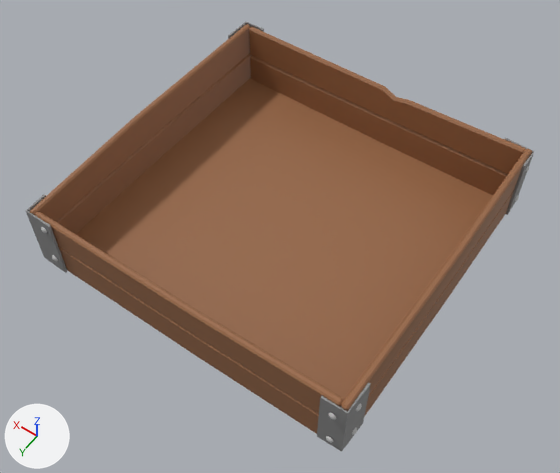
Renders of the FBX model Assets/Art/Environments/Objects/Sandbox/sandbox_low.fbx from each side of a commit.
Rendered twice from a 50 mm camera at (-4.85, 6.99, 10.67) aimed at (-0.16, 0.41, 0.34). Lighting does not change. The marker at lower left points along +X, +Y and +Z. Where no turn or scale is listed for an object, it has been applied to the vertices. Vertices at the same position are counted once.

Objects in the first picture: 'sandbox_lod0'.
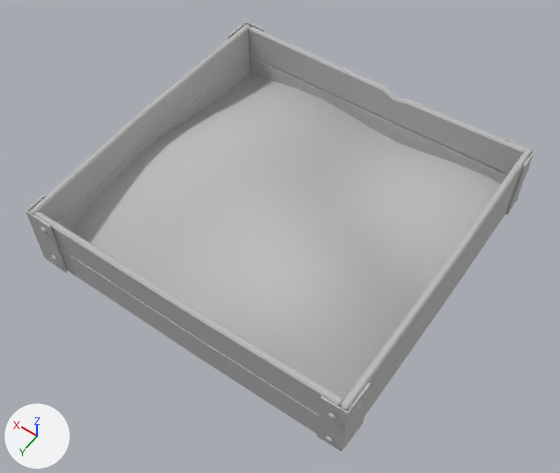
What changed in the scene script:
```text
Add mat_base_material:
    mat_base_material = principled_material('base_material')
    mat_base_material.base_color = (0.5, 0.5, 0.5)  # grey #bcbcbc
    mat_base_material.roughness = 0.749
Change me_mesh:
    used by ob_sandbox_lod0; location = (0.0, 0.0, 0.0)
    remove me_mesh.from_pydata(...)  # 788 vertices, 1036 faces; spans x -3.06..3.08, y -2.95..2.96, z -0.02..1.37
    remove me_mesh.materials.append(mat_bolts)  # light grey #c2c2c2
    add me_mesh.from_pydata(...)  # 909 vertices, 1136 faces; spans x -3.06..3.08, y -2.95..2.96, z -0.02..1.37
    me_mesh part 1: a new loose piece of 121 vertices spanning x -2.89..2.89, y -2.83..2.83, z 0.16..0.99, in mat_base_material (grey #bcbcbc)
    me_mesh part 2: 40 faces spanning x -3.03..3.04, y -2.92..2.92, z 0.01..1.33 switch from mat_metal (grey #8b8b8b) to mat_base_material (grey #bcbcbc)
    me_mesh part 3: 292 faces spanning x -3.0..3.0, y -2.88..2.89, z -0.02..1.37 switch from mat_lambert1 (brown #986846) to mat_base_material (grey #bcbcbc)
```

Pixel boxes (x1, y1, x2, y2) of what changed, in the pictures (560 x 473 px):
part 1 of me_mesh, added: after (69, 72, 501, 401)
part 2 of me_mesh, recoloured: (26, 22, 535, 451) in both
part 3 of me_mesh, recoloured (brown to grey): (30, 24, 532, 434) in both
